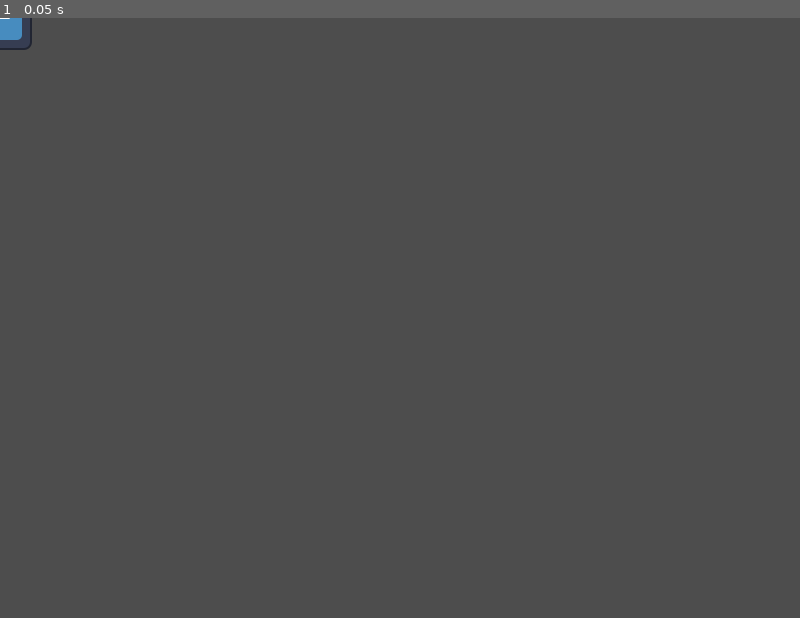
Above: before the commit, frame 1.
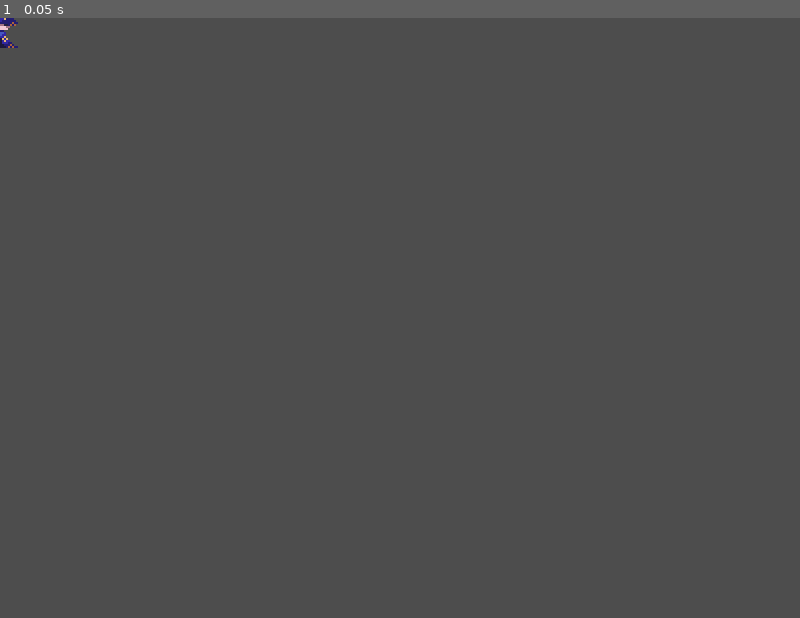
Above: after the commit, the same moment.

Repository: har3nz/MultiplayerDnD
Game: Godot game, scene res://scenes/Characters/wizard.tscn
Two runs of this game, one before a commit and one after it. Both use one fixed random seed, a clock stepped at 60 frames per second and the inputs below. This scene is started directly instead of the project's main scene. The engine's default icon, where the game draws it, is replaced by a stand-in: a white triangle on a blue panel in a dark square.
Inputs:
- Up to frame 1 (0.05 s): no input

The runs differ from the first frame. In frame 1, 0.1% of the frame differs, in the area x 0-4%, y 0-6%.

Commit message:
you can now spawn fireball movement still wip

Diff:
--- a/project.godot
+++ b/project.godot
@@ -26,7 +26,7 @@
 ClientNetworkGlobals="*res://scripts/Network/client_network_globals.gd"
 ServerNetworkGlobals="*res://scripts/Network/server_network_globals.gd"
 PlayerSpawner="*res://scripts/Network/player_spawner.gd"
-CreateSkills="*res://scripts/Network/create_skills.gd"
+CreateSkills="*uid://kjbg1ntvohkj"
 
 [display]
 
--- a/scenes/Characters/barbarian.tscn
+++ b/scenes/Characters/barbarian.tscn
@@ -1,11 +1,12 @@
 [gd_scene format=3 uid="uid://bge8vwy51igo8"]
 
 [ext_resource type="Script" uid="uid://0l5thbt5lnyb" path="res://scripts/Characters/barbarian.gd" id="1_omgms"]
-[ext_resource type="Texture2D" uid="uid://bnm5f4aj0owqx" path="res://icon.svg" id="1_vce3p"]
+[ext_resource type="Texture2D" uid="uid://oyjjpdmv5ddh" path="res://sprites/Org front.png" id="2_tl065"]
 [ext_resource type="PackedScene" uid="uid://cvixtesfcwysl" path="res://scenes/Skills/axe.tscn" id="3_imun0"]
 
-[sub_resource type="CircleShape2D" id="CircleShape2D_omgms"]
-radius = 31.0
+[sub_resource type="CapsuleShape2D" id="CapsuleShape2D_tl065"]
+radius = 17.0
+height = 60.0
 
 [node name="barbarian" type="CharacterBody2D" unique_id=452444259]
 collision_layer = 0
@@ -14,11 +15,13 @@
 script = ExtResource("1_omgms")
 
 [node name="Sprite2D" type="Sprite2D" parent="." unique_id=1744644855]
-scale = Vector2(0.5, 0.5)
-texture = ExtResource("1_vce3p")
+texture_filter = 1
+scale = Vector2(2, 2)
+texture = ExtResource("2_tl065")
 
 [node name="CollisionShape2D" type="CollisionShape2D" parent="." unique_id=45179448]
-shape = SubResource("CircleShape2D_omgms")
+position = Vector2(0, 1)
+shape = SubResource("CapsuleShape2D_tl065")
 
 [node name="Axe" parent="." unique_id=1541313726 instance=ExtResource("3_imun0")]
 position = Vector2(55, -30)
--- a/scenes/Characters/bard.tscn
+++ b/scenes/Characters/bard.tscn
@@ -1,7 +1,7 @@
 [gd_scene format=3 uid="uid://cfk4i3w7falg1"]
 
-[ext_resource type="Texture2D" uid="uid://ddtiahok4plec" path="res://sprites/bard.png" id="1_8okr8"]
 [ext_resource type="Script" uid="uid://bwhbnv4pcoqhc" path="res://scripts/Characters/bard.gd" id="1_tvokh"]
+[ext_resource type="Texture2D" uid="uid://cie4xql3memrv" path="res://sprites/Bard front.png" id="2_tvokh"]
 
 [sub_resource type="CapsuleShape2D" id="CapsuleShape2D_8okr8"]
 radius = 9.0
@@ -14,8 +14,9 @@
 
 [node name="Sprite2D" type="Sprite2D" parent="." unique_id=1269428785]
 texture_filter = 1
+position = Vector2(0, -5)
 scale = Vector2(2, 2)
-texture = ExtResource("1_8okr8")
+texture = ExtResource("2_tvokh")
 
 [node name="CollisionShape2D" type="CollisionShape2D" parent="." unique_id=1254945654]
 position = Vector2(1, -1)
--- a/scenes/Characters/druid.tscn
+++ b/scenes/Characters/druid.tscn
@@ -1,10 +1,10 @@
 [gd_scene format=3 uid="uid://c3cbh72n1ohob"]
 
 [ext_resource type="Script" uid="uid://b4o0hjdgxsj4x" path="res://scripts/Characters/druid.gd" id="1_igss6"]
-[ext_resource type="Texture2D" uid="uid://ch6npxt17p8u8" path="res://sprites/druid.png" id="2_545ga"]
+[ext_resource type="Texture2D" uid="uid://d1caq7ekjoggd" path="res://sprites/Druid front.png" id="2_igss6"]
 
-[sub_resource type="CircleShape2D" id="CircleShape2D_3abc4"]
-radius = 29.068884
+[sub_resource type="CapsuleShape2D" id="CapsuleShape2D_545ga"]
+height = 50.0
 
 [node name="druid" type="CharacterBody2D" unique_id=1072634059]
 collision_layer = 0
@@ -13,8 +13,10 @@
 
 [node name="Sprite2D" type="Sprite2D" parent="." unique_id=571863622]
 texture_filter = 1
+position = Vector2(0, -7)
 scale = Vector2(2, 2)
-texture = ExtResource("2_545ga")
+texture = ExtResource("2_igss6")
 
 [node name="CollisionShape2D" type="CollisionShape2D" parent="." unique_id=411291612]
-shape = SubResource("CircleShape2D_3abc4")
+position = Vector2(1, -1)
+shape = SubResource("CapsuleShape2D_545ga")
--- a/scenes/Characters/rogue.tscn
+++ b/scenes/Characters/rogue.tscn
@@ -1,7 +1,7 @@
 [gd_scene format=3 uid="uid://dm1l8ahp4tijp"]
 
 [ext_resource type="Script" uid="uid://cl4snwt07s225" path="res://scripts/Characters/rogue.gd" id="1_wf50m"]
-[ext_resource type="Texture2D" uid="uid://dmo0tbg6f800d" path="res://sprites/rogue.png" id="2_8kakk"]
+[ext_resource type="Texture2D" uid="uid://jruh8obht5kb" path="res://sprites/Assassin front.png" id="2_wf50m"]
 
 [sub_resource type="CapsuleShape2D" id="CapsuleShape2D_b3c45"]
 height = 50.0
@@ -13,9 +13,9 @@
 
 [node name="Sprite2D" type="Sprite2D" parent="." unique_id=1086782280]
 texture_filter = 1
-position = Vector2(-1, 1)
+position = Vector2(-1, -6)
 scale = Vector2(2, 2)
-texture = ExtResource("2_8kakk")
+texture = ExtResource("2_wf50m")
 
 [node name="CollisionShape2D" type="CollisionShape2D" parent="." unique_id=283959741]
 shape = SubResource("CapsuleShape2D_b3c45")
--- a/scenes/Characters/wizard.tscn
+++ b/scenes/Characters/wizard.tscn
@@ -1,10 +1,11 @@
 [gd_scene format=3 uid="uid://bxcxi0ervwr2p"]
 
-[ext_resource type="Texture2D" uid="uid://bnm5f4aj0owqx" path="res://icon.svg" id="1_3jsmo"]
 [ext_resource type="Script" uid="uid://cl5h2h0bqkqvp" path="res://scripts/Characters/wizard.gd" id="1_leome"]
+[ext_resource type="Texture2D" uid="uid://sx3mflmfy12i" path="res://sprites/Multiplayer_DnD/Wizard front.png" id="2_vorr7"]
 
-[sub_resource type="CircleShape2D" id="CircleShape2D_j4iv4"]
-radius = 31.0
+[sub_resource type="CapsuleShape2D" id="CapsuleShape2D_cg06j"]
+radius = 9.0
+height = 32.0
 
 [node name="Wizard" type="CharacterBody2D" unique_id=2084236659]
 collision_layer = 0
@@ -13,8 +14,10 @@
 script = ExtResource("1_leome")
 
 [node name="Sprite2D" type="Sprite2D" parent="." unique_id=485366332]
-scale = Vector2(0.5, 0.5)
-texture = ExtResource("1_3jsmo")
+texture_filter = 1
+scale = Vector2(2, 2)
+texture = ExtResource("2_vorr7")
 
 [node name="CollisionShape2D" type="CollisionShape2D" parent="." unique_id=432605457]
-shape = SubResource("CircleShape2D_j4iv4")
+position = Vector2(0, 13)
+shape = SubResource("CapsuleShape2D_cg06j")
--- a/scenes/world.tscn
+++ b/scenes/world.tscn
@@ -1,13 +1,13 @@
-[gd_scene load_steps=4 format=3 uid="uid://7dutjmu04kaf"]
+[gd_scene format=3 uid="uid://7dutjmu04kaf"]
 
 [ext_resource type="Script" uid="uid://ngw83fbvssq0" path="res://scripts/world.gd" id="1_rwgxs"]
 [ext_resource type="PackedScene" uid="uid://bjfo40wnlowit" path="res://scenes/player_spawner.tscn" id="2_rwgxs"]
-[ext_resource type="Script" uid="uid://cqgytxd4y6d4x" path="res://scripts/Network/create_skills.gd" id="3_4wyf3"]
+[ext_resource type="Script" uid="uid://kjbg1ntvohkj" path="res://scripts/Network/create_skills.gd" id="3_4wyf3"]
 
-[node name="World" type="Node2D"]
+[node name="World" type="Node2D" unique_id=132408195]
 script = ExtResource("1_rwgxs")
 
-[node name="PlayerSpawner" parent="." instance=ExtResource("2_rwgxs")]
+[node name="PlayerSpawner" parent="." unique_id=1375499521 instance=ExtResource("2_rwgxs")]
 
-[node name="SkillSpawner" type="Node" parent="."]
+[node name="SkillSpawner" type="Node" parent="." unique_id=2083841749]
 script = ExtResource("3_4wyf3")
--- a/scripts/Characters/barbarian.gd
+++ b/scripts/Characters/barbarian.gd
@@ -48,11 +48,6 @@
 	else:
 		axe_flipped = false
 
-	if axe_flipped:
-		$Sprite2D.scale.x = -0.5
-	else:
-		$Sprite2D.scale.x = 0.5
-
 	if !spinning:
 		dir = (m_pos - global_position).normalized()
 		axe.global_position = global_position + dir * radius
--- a/scripts/Characters/wizard.gd
+++ b/scripts/Characters/wizard.gd
@@ -24,31 +24,22 @@
 
 var flipped: bool = false
 
+var projectile_counter: int = 0
 
 func spawn_fireball() -> void:
 	var m_pos = get_viewport().get_mouse_position()
 	var fdir = m_pos - self.position
 	var angle = atan2(m_pos.y - self.position.y, m_pos.x - self.position.x)
+	SpawnProjectile.create(owner_id, projectile_counter, 0, self.position, fdir).send(NetworkHandler.server_peer)
+	projectile_counter += 1
 
-	CreateSkills.spawn_fireball(fdir, angle, self.position)
 
 func spawn_mini_missile() -> void:
-	mini_missile = mini_missile_scene.instantiate()
-	mini_missile.position = self.position
 	var m_pos = get_viewport().get_mouse_position()
 	var mdir = m_pos - self.position
+	SpawnProjectile.create(owner_id, 1, projectile_counter, self.position, mdir).send(NetworkHandler.server_peer)
+	projectile_counter += 1
 
-	var create_skill_packet := ShootProjectile.create(owner_id, position, mdir, 0)
-	create_skill_packet.broadcast(NetworkHandler.connection)
-
-func client_handle_shoot_projectile(data: ShootProjectile) -> void:
-	if owner_id != data.id: return
-
-	mini_missile = mini_missile_scene.instantiate()
-	mini_missile.position = data.position
-	#var m_pos = get_viewport().get_mouse_position()
-	call_deferred("add_child", mini_missile)
-	#CreateSkills.spawn_mini_missile(mini_missile, data.direction, data.start_position)
 
 func _physics_process(_delta) -> void:
 	if !is_authority: return
--- a/scripts/Network/client_network_globals.gd
+++ b/scripts/Network/client_network_globals.gd
@@ -2,8 +2,10 @@
 
 signal handle_local_id_assignment(local_id: int)
 signal handle_remote_id_assignment(remote_id: int)
+
 signal handle_player_position(player_position: PlayerPosition)
-signal handle_skill_position(position: PlayerPosition, rotation: float)
+
+signal handle_projectile_position(projectile_position: ProjectilePosition)
 
 signal upd_list(list: Array[int])
 
@@ -11,7 +13,6 @@
 var remote_ids: Array[int]
 var packet
 var selected_class: ClassSelect
-
 
 func _ready() -> void:
 	NetworkHandler.on_client_packet.connect(on_client_packet)
@@ -26,9 +27,6 @@
 		PacketInfo.PACKET_TYPE.PLAYER_POSITION:
 			handle_player_position.emit(PlayerPosition.create_from_data(data))
 
-		PacketInfo.PACKET_TYPE.SKILL_POSITION:
-			handle_skill_position.emit(SkillPosition.create_from_data(data))
-
 		PacketInfo.PACKET_TYPE.PEER_LIST:
 			packet = PeerList.create_from_data(data)
 			upd_list.emit(packet.peer_ids)
@@ -40,12 +38,13 @@
 			var spawn_player_packet := SpawnPlayer.create_from_data(data)
 			for peer_id in spawn_player_packet.peer_classes:
 				PlayerSpawner.spawn_player(peer_id, spawn_player_packet.peer_classes[peer_id])
-		PacketInfo.PACKET_TYPE.SHOOT_PROJECTILE:
-			pass
-		PacketInfo.PACKET_TYPE.SKILL_POSITION:
-			pass
 		PacketInfo.PACKET_TYPE.CLASS_SELECT:
 			selected_class = ClassSelect.create_from_data(data)
+		PacketInfo.PACKET_TYPE.SPAWN_PROJECTILE:
+			var spawn_projectile = SpawnProjectile.create_from_data(data)
+			CreateSkills.spawn_projectile(id, spawn_projectile.projectile_type, spawn_projectile.projectile_id)
+		PacketInfo.PACKET_TYPE.PROJECTILE_POSITION:
+			handle_projectile_position.emit(ProjectilePosition.create_from_data(data))
 		_:
 			push_error("Packet type with index ", data[0], " unhandled")
 
--- a/scripts/Network/create_skills.gd
+++ b/scripts/Network/create_skills.gd
@@ -1,21 +1,27 @@
 extends Node
 
-var fireball_scene = preload("res://scenes/Skills/fireball.tscn")
+@export var fireball = preload("res://scenes/Skills/fireball.tscn")
+@export var mini_missile = preload("res://scenes/Skills/mini_missile.tscn")
+@export var crow = preload("res://scenes/Skills/crow.tscn")
 
-var is_server: bool:
-	get: return NetworkHandler.is_server
+enum CLASSES{
+	FIREBALL,
+	MINI_MISSILE,
+	CROW
+}
 
+func spawn_projectile(projectile_owner: int, projectile_type: int, projectile_id: int) -> void:
+	var projectile
+	match projectile_type:
+		CLASSES.FIREBALL:
+			projectile = fireball.instantiate()
+		CLASSES.MINI_MISSILE:
+			projectile = mini_missile.instantiate()
+		CLASSES.CROW:
+			projectile = crow.instantiate()
 
-func spawn_fireball(fdir, angle, ppos) -> void:
-	if !is_server: return
-	var fireball = fireball_scene.instantiate()
-	fireball.position = ppos
-	fireball.set_dir(fdir)
-	fireball.rotation = angle + 1.57
-
-
-func spawn_slash() -> void:
-	if !is_server: return
-
-func spawn_crow() -> void:
-	if !is_server: return
+	projectile.owner_id = projectile_owner
+	projectile.projectile_id = projectile_id
+	projectile.projectile_type = projectile_type
+	projectile.name = str(projectile_owner) + "_" + str(projectile_type) + "_" + str(projectile_id)
+	call_deferred("add_child", projectile)
--- a/scripts/Network/packet_info/packet_info.gd
+++ b/scripts/Network/packet_info/packet_info.gd
@@ -6,8 +6,8 @@
 	PEER_LIST,
 	START_GAME,
 	SPAWN_PLAYER,
-	SHOOT_PROJECTILE,
-	SKILL_POSITION,
+	PROJECTILE_POSITION,
+	SPAWN_PROJECTILE,
 	CLASS_SELECT,
 }
 
--- /dev/null
+++ b/scripts/Network/packet_info/projectile_position.gd
@@ -0,0 +1,43 @@
+class_name ProjectilePosition extends PacketInfo
+
+var projectile_owner: int
+var projectile_id: int
+var projectile_type: int
+var position: Vector2
+var direction: Vector2
+
+static func create(projectile_owner: int, projectile_id : int, projectile_type: int, position : Vector2, direction: Vector2) -> ProjectilePosition:
+	var info := ProjectilePosition.new()
+	info.packet_type = PACKET_TYPE.PROJECTILE_POSITION
+	info.flag = ENetPacketPeer.FLAG_UNSEQUENCED
+	info.projectile_owner = projectile_owner
+	info.projectile_id = projectile_id
+	info.projectile_type = projectile_type
+	info.position = position
+	info.direction = direction
+	return info
+
+static func create_from_data(data: PackedByteArray) -> ProjectilePosition:
+	var info := ProjectilePosition.new()
+	info.decode(data)
+	return info
+
+func encode() -> PackedByteArray:
+	var data: PackedByteArray = super.encode()
+	data.resize(20)
+	data.encode_u8(1, projectile_owner)
+	data.encode_u8(2, projectile_id)
+	data.encode_u8(3, projectile_type)
+	data.encode_float(4, position.x)
+	data.encode_float(8, position.y)
+	data.encode_float(12, direction.x)
+	data.encode_float(16, direction.y)
+	return data
+
+func decode(data: PackedByteArray) -> void:
+	super.decode(data)
+	projectile_owner = data.decode_u8(1)
+	projectile_id = data.decode_u8(2)
+	projectile_type = data.decode_u8(3)
+	position = Vector2(data.decode_float(4), data.decode_float(8))
+	direction = Vector2(data.decode_float(12), data.decode_float(16))
--- a/scripts/Network/packet_info/shoot_projectile.gd
+++ /dev/null
@@ -1,47 +0,0 @@
-class_name ShootProjectile extends PacketInfo
-
-var peer_id: int
-var start_position: Vector2
-var direction: Vector2
-var projectile_type: int
-
-static func create(
-	peer_id: int,
-	start_position: Vector2,
-	direction: Vector2,
-	projectile_type: int,
-) -> ShootProjectile:
-	var info: ShootProjectile = ShootProjectile.new()
-	info.packet_type = PACKET_TYPE.SHOOT_PROJECTILE
-	info.flag = ENetPacketPeer.FLAG_RELIABLE
-	info.peer_id = peer_id
-	info.start_position = start_position
-	info.direction = direction
-	info.projectile_type = projectile_type
-	return info
-
-
-static func create_from_data(data: PackedByteArray) -> ShootProjectile:
-	var info: ShootProjectile = ShootProjectile.new()
-	info.decode(data)
-	return info
-
-
-func encode() -> PackedByteArray:
-	var data: PackedByteArray = super.encode()
-	data.resize(18)
-	data.encode_u8(0, peer_id)
-	data.encode_float(1, start_position.x)
-	data.encode_float(5, start_position.y)
-	data.encode_float(9, direction.x)
-	data.encode_float(13, direction.y)
-	data.encode_u8(17, projectile_type)
-	return data
-
-
-func decode(data: PackedByteArray) -> void:
-	super.decode(data)
-	peer_id = data.decode_u8(0)
-	start_position = Vector2(data.decode_float(1), data.decode_float(5))
-	direction = Vector2(data.decode_float(9), data.decode_float(13))
-	projectile_type = data.decode_u8(17)
--- a/scripts/Network/packet_info/skill_pos.gd
+++ /dev/null
@@ -1,30 +0,0 @@
-class_name SkillPosition extends PacketInfo
-
-var rotation: float
-var position: Vector2
-
-static func create(position: Vector2, rotation: int) -> SkillPosition:
-	var info: SkillPosition = SkillPosition.new()
-	info.packet_type = PACKET_TYPE.SKILL_POSITION
-	info.flag = ENetPacketPeer.FLAG_UNSEQUENCED
-	info.rotation = rotation
-	info.position = position
-	return info
-
-static func create_from_data(data: PackedByteArray) -> SkillPosition:
-	var info: SkillPosition = SkillPosition.new()
-	info.decode(data)
-	return info
-
-func encode() -> PackedByteArray:
-	var data: PackedByteArray = super.encode()
-	data.resize(12)
-	data.encode_float(0, position.x)
-	data.encode_float(4, position.y)
-	data.encode_float(8, rotation)
-	return data
-
-func decode(data: PackedByteArray) -> void:
-	super.decode(data)
-	rotation = data.decode_float(8)
-	position = Vector2(data.decode_float(2), data.decode_float(6))
--- /dev/null
+++ b/scripts/Network/packet_info/spawn_projectile.gd
@@ -0,0 +1,43 @@
+class_name SpawnProjectile extends PacketInfo
+
+var projectile_owner: int
+var projectile_id: int
+var projectile_type: int
+var position: Vector2
+var direction: Vector2
+
+static func create(projectile_owner: int, projectile_id : int, projectile_type: int, position : Vector2, direction: Vector2) -> SpawnProjectile:
+	var info := SpawnProjectile.new()
+	info.packet_type = PACKET_TYPE.SPAWN_PROJECTILE
+	info.flag = ENetPacketPeer.FLAG_RELIABLE
+	info.projectile_owner = projectile_owner
+	info.projectile_id = projectile_id
+	info.projectile_type = projectile_type
+	info.position = position
+	info.direction = direction
+	return info
+
+static func create_from_data(data: PackedByteArray) -> SpawnProjectile:
+	var info := SpawnProjectile.new()
+	info.decode(data)
+	return info
+
+func encode() -> PackedByteArray:
+	var data: PackedByteArray = super.encode()
+	data.resize(20)
+	data.encode_u8(1, projectile_owner)
+	data.encode_u8(2, projectile_id)
+	data.encode_u8(3, projectile_type)
+	data.encode_float(4, position.x)
+	data.encode_float(8, position.y)
+	data.encode_float(12, direction.x)
+	data.encode_float(16, direction.y)
+	return data
+
+func decode(data: PackedByteArray) -> void:
+	super.decode(data)
+	projectile_owner = data.decode_u8(1)
+	projectile_id = data.decode_u8(2)
+	projectile_type = data.decode_u8(3)
+	position = Vector2(data.decode_float(4), data.decode_float(8))
+	direction = Vector2(data.decode_float(12), data.decode_float(16))
--- a/scripts/Network/server_network_globals.gd
+++ b/scripts/Network/server_network_globals.gd
@@ -1,7 +1,7 @@
 extends Node
 
 signal handle_player_position(peer_id: int, player_position: PlayerPosition)
-signal handle_skill_position(data: PackedByteArray)
+signal handle_projectile_position(peer_id: int, projectile_position: ProjectilePosition)
 
 var peer_ids: Array[int]
 var peer_classes: Dictionary = {}
@@ -27,11 +27,17 @@
 	match packet_type:
 		PacketInfo.PACKET_TYPE.PLAYER_POSITION:
 			handle_player_position.emit(peer_id, PlayerPosition.create_from_data(data))
-		PacketInfo.PACKET_TYPE.SKILL_POSITION:
-			handle_skill_position.emit(SkillPosition.create_from_data(data))
+
 		PacketInfo.PACKET_TYPE.CLASS_SELECT:
 			selected_class = ClassSelect.create_from_data(data)
 			selected_class.broadcast(NetworkHandler.connection)
 			peer_classes.set(data[1], data[2])
+
+		PacketInfo.PACKET_TYPE.SPAWN_PROJECTILE:
+			var spawn_projectile = SpawnProjectile.create_from_data(data)
+			spawn_projectile.broadcast(NetworkHandler.connection)
+
+		PacketInfo.PACKET_TYPE.PROJECTILE_POSITION:
+			handle_projectile_position.emit(peer_id, ProjectilePosition.create_from_data(data))
 		_:
 			push_error("Packet type with index ", data [0], " unhandled!")
--- a/scripts/Skills/crow.gd
+++ b/scripts/Skills/crow.gd
@@ -7,6 +7,9 @@
 var m_pos = Vector2.ZERO
 var prev_m_pos = Vector2.ZERO
 var mouse_velocity = Vector2.ZERO
+
+var owner_id
+var projectile_id
 
 var target
 
--- a/scripts/Skills/fireball.gd
+++ b/scripts/Skills/fireball.gd
@@ -3,9 +3,34 @@
 var direction = Vector2.ZERO
 var speed = 500
 
+var owner_id
+var projectile_id
+var projectile_type
+
+func _enter_tree() -> void:
+	ServerNetworkGlobals.handle_projectile_position.connect(server_handle_projectile_position)
+	ClientNetworkGlobals.handle_projectile_position.connect(client_handle_projectile_position)
+
+func _exit_tree() -> void:
+	ServerNetworkGlobals.handle_projectile_position.disconnect(server_handle_projectile_position)
+	ClientNetworkGlobals.handle_projectile_position.disconnect(client_handle_projectile_position)
 
 func _physics_process(delta):
 	position += direction * speed * delta
 
+	ProjectilePosition.create(owner_id, projectile_id, projectile_type, position, direction).send(NetworkHandler.server_peer)
+
 func set_dir(fdir: Vector2):
 	direction = fdir.normalized()
+
+
+func server_handle_projectile_position(peer_id: int, projectile_position: ProjectilePosition) -> void:
+	if owner_id != peer_id: return
+	global_position = projectile_position.position
+
+	ProjectilePosition.create(owner_id, projectile_id, projectile_type, position, direction).broadcast(NetworkHandler.connection)
+
+func client_handle_projectile_position(projectile_position: ProjectilePosition) -> void:
+	if projectile_id != projectile_position.projectile_id: return
+
+	global_position = projectile_position.position
--- a/scripts/Skills/mini_missile.gd
+++ b/scripts/Skills/mini_missile.gd
@@ -10,6 +10,8 @@
 var prev_m_pos = Vector2.ZERO
 var mouse_velocity = Vector2.ZERO
 
+var projectile_id: int
+
 var circling: bool = false
 var radius: int = 30
 var angle: float
@@ -17,12 +19,8 @@
 var target
 
 func _enter_tree() -> void:
-	ServerNetworkGlobals.handle_skill_position.connect(server_handle_skill_position)
-	ClientNetworkGlobals.handle_skill_position.connect(client_handle_skill_position)
-
-func _exit_tree() -> void:
-	ServerNetworkGlobals.handle_skill_position.disconnect(server_handle_skill_position)
-	ClientNetworkGlobals.handle_skill_position.disconnect(client_handle_skill_position)
+	#ClientNetworkGlobals.handle_projectile_position.connect()
+	pass
 
 func update_mouse(_m_pos, is_down) -> void:
 	prev_m_pos = m_pos
@@ -59,19 +57,6 @@
 		var perp = Vector2(-direction.y, direction.x)
 		position += perp * sin(time_passed * 20) * amplitude * delta
 
-	SkillPosition.create(global_position, rotation).send(NetworkHandler.server_peer)
-
-func server_handle_skill_position(skill_position: SkillPosition, rotation: float) -> void:
-
-	global_position = skill_position.position
-
-	SkillPosition.create(global_position, rotation).broadcast(NetworkHandler.connection)
-
-
-func client_handle_skill_position(skill_position: SkillPosition) -> void:
-
-	global_position = skill_position.position
-
 
 func circular_motion(delta) -> void:
 	angle += delta * 4
Not shown, changed: scripts/Network/create_skills.gd.uid
Not shown, added: scripts/Network/packet_info/projectile_position.gd.uid
Not shown, removed: scripts/Network/packet_info/shoot_projectile.gd.uid
Not shown, removed: scripts/Network/packet_info/skill_pos.gd.uid
Not shown, added: scripts/Network/packet_info/spawn_projectile.gd.uid
Empty file added: scripts/Network/packet_info/update_sprites.gd
Not shown, added: scripts/Network/packet_info/update_sprites.gd.uid
Binary file added: sprites/Assassin back.png
Not shown, added: sprites/Assassin back.png.import
Binary file added: sprites/Assassin front.png
Not shown, changed: sprites/Assassin front.png.import
Binary file added: sprites/Bard back.png
(and 18 more such lines)
